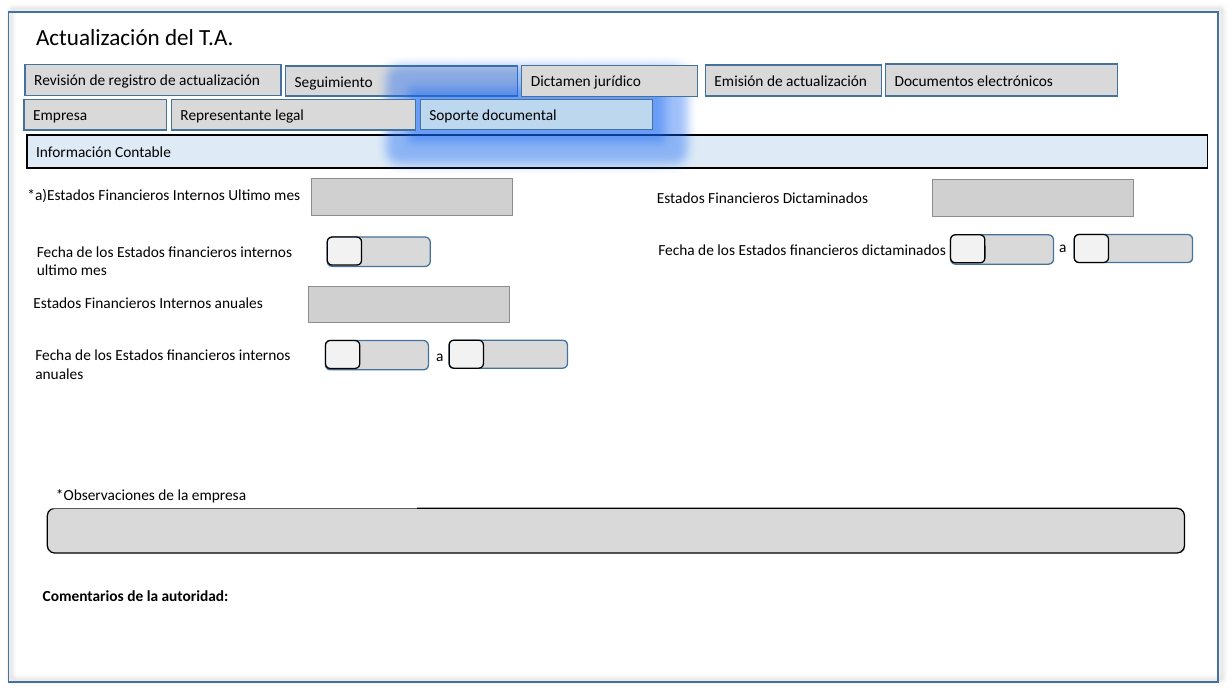
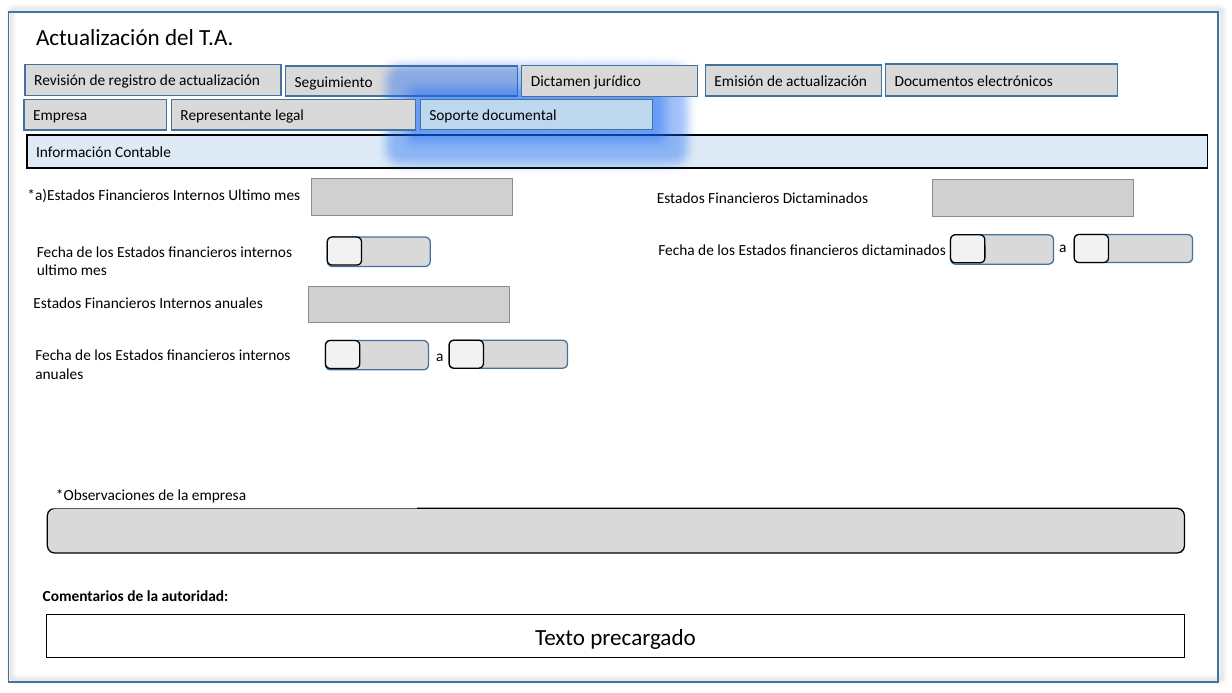
Before and after one commit to EDDIE83/Documentos, a slide deck: slide 30 of TAF 092019/PANTALAS EIU´S Actualizacion.pptx. Drawn at 1232x693 pixels with LibreOffice and Linux fonts; fonts in the diff are those of the drawing; grey boxes stand for pictures. Boxes give left, top, right and bottom in pixels: in the first picture for what was removed or moved away, otherwise in the second. Text is boxed around its words. In the diff, an @@ line names an element or a change of style, - is before the commit and + after.

```diff
--- a/TAF 092019/PANTALAS EIU´S Actualizacion.pptx
+++ b/TAF 092019/PANTALAS EIU´S Actualizacion.pptx
@@ rectangle added at box(46, 615, 1185, 658), fill #FFFFFF, outline #000000 1 pt, 18 pt, text #000000 @@
+Texto precargado
```
Also in this commit, not shown: 21 other slides changed, 5 other files.
